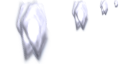
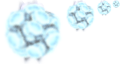
Layer changes from the first 120 × 64 image to the second:
added group "Layer Group #6" with 28 layers above "Layer Group #3" over [4, 0, 120, 61]
added group "Layer Group #7" with 6 layers in group "Layer Group #6" over [4, 4, 62, 61]
added layer "uranium-235.png copy #43" in group "Layer Group #7" over [16, 15, 48, 48]
added layer "uranium-235.png copy #45" in group "Layer Group #7" over [19, 31, 52, 61]
added layer "uranium-235.png copy #46" in group "Layer Group #7" over [33, 21, 62, 53]
added layer "uranium-235.png copy #47" in group "Layer Group #7" over [4, 6, 36, 37]
added layer "uranium-235.png copy #48" in group "Layer Group #7" over [24, 4, 56, 37]
added group "Layer Group #3" with 28 layers above "Layer Group #1" over [4, 0, 120, 60]
added group "Layer Group #5" with 6 layers in group "Layer Group #3" over [4, 2, 62, 60]
added layer "uranium-235.png copy #37" in group "Layer Group #5" over [16, 16, 49, 47]
added layer "uranium-235.png copy #38" in group "Layer Group #5" over [5, 27, 38, 60]
added layer "uranium-235.png copy #39" in group "Layer Group #5" over [24, 29, 57, 60]
added layer "uranium-235.png copy #40" in group "Layer Group #5" over [34, 10, 62, 43]
added layer "uranium-235.png copy #41" in group "Layer Group #5" over [4, 7, 33, 40]
added layer "uranium-235.png copy #42" in group "Layer Group #5" over [17, 2, 50, 30]
added group "Layer Group #1" with 28 layers above "Layer Group copy #1" over [4, 0, 120, 61]
added group "Layer Group #4" with 6 layers in group "Layer Group #1" over [4, 2, 62, 61]
added layer "uranium-235.png copy #32" in group "Layer Group #4" over [16, 15, 49, 46]
added layer "uranium-235.png copy #36" in group "Layer Group #4" over [8, 30, 41, 61]
added layer "uranium-235.png copy #35" in group "Layer Group #4" over [29, 29, 62, 59]
added layer "uranium-235.png copy #31" in group "Layer Group #4" over [15, 2, 48, 30]
…and 67 more changes (66 added, 1 blend)
